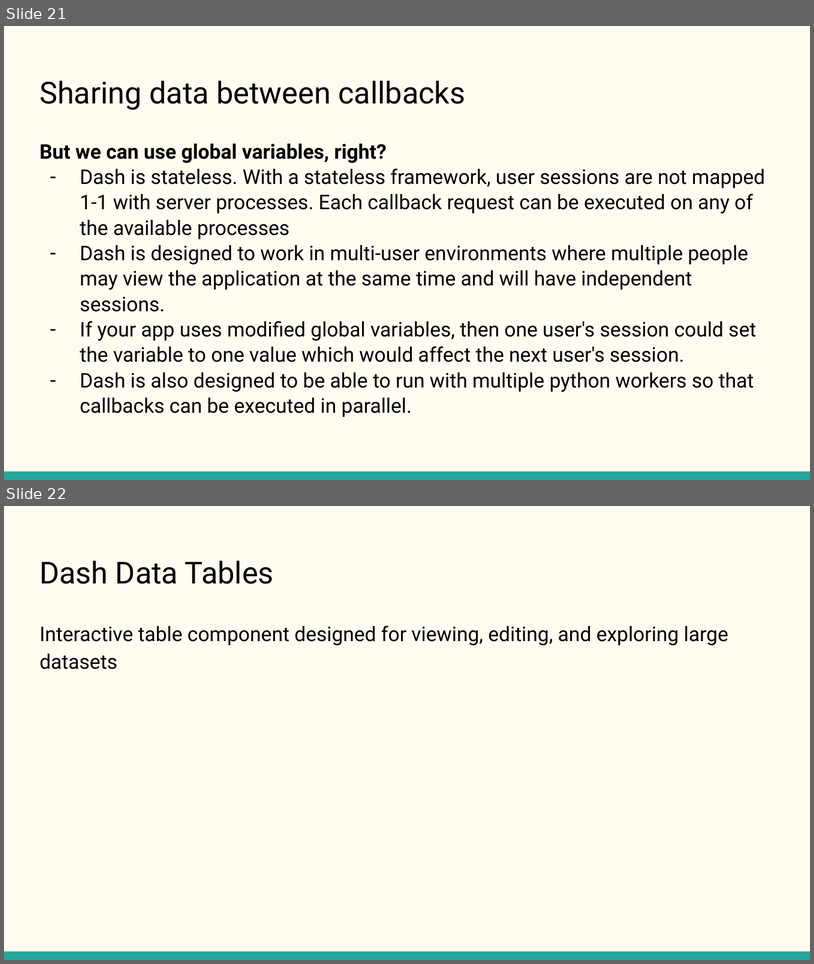
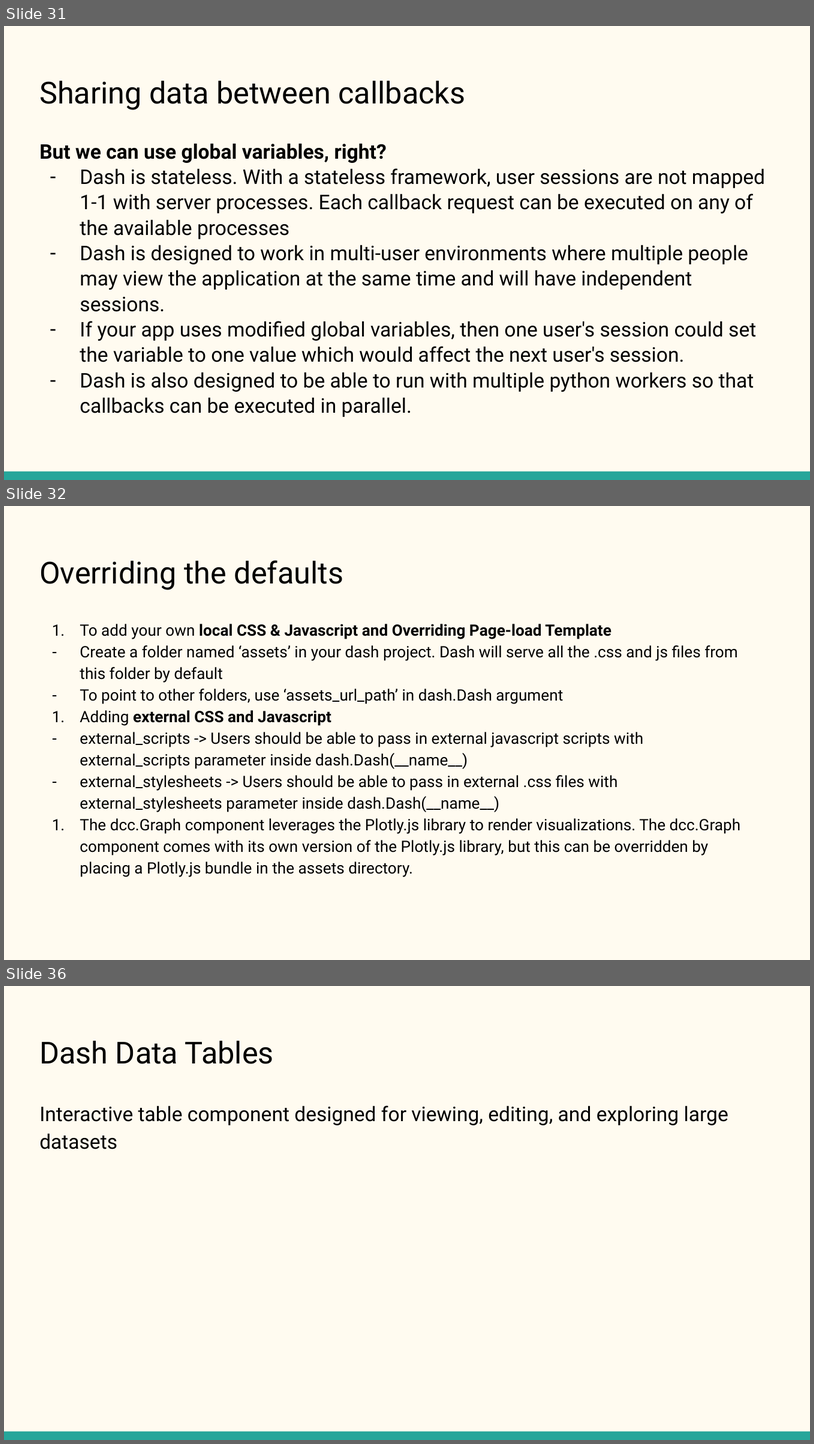
Before and after one commit to KritikaVersha/Plotly_Dash_Training, a slide deck: plotly-dash-training/Python with Plotly and Dash.pptx. Shown one above the other, each under a label of ours: slides 21 and 22 before the commit, slides 31, 32 and 36 after it; the slides between them are not shown. The pictures are 814x964 and 814x1444 pixels, drawn with LibreOffice and Linux fonts; fonts in the diff are those of the drawing. Boxes give left, top, right and bottom in pixels: in the first picture for what was removed or moved away, otherwise in the second. Text is boxed around its words. In the diff, an @@ line names an element or a change of style, - is before the commit and + after.

```diff
--- a/plotly-dash-training/Python with Plotly and Dash.pptx
+++ b/plotly-dash-training/Python with Plotly and Dash.pptx
@@ slide 32 added at bbox=[4, 506, 810, 960], background #FFFBF0 @@
@@ title added at bbox=[39, 560, 344, 590], 27 pt, text #000000 @@
+Overriding the defaults
@@ text added at bbox=[80, 624, 741, 877], 14 pt, text #000000 @@
+1. To add your own local CSS & Javascript and Overriding Page-load Template
+– Create a folder named ‘assets’ in your dash project. Dash will serve all the .css and js files from this folder by default
+– To point to other folders, use ‘assets_url_path’ in dash.Dash argument
+1. Adding external CSS and Javascript
+– external_scripts -> Users should be able to pass in external javascript scripts with external_scripts parameter inside dash.Dash(__name__)
+– external_stylesheets -> Users should be able to pass in external .css files with external_stylesheets parameter inside dash.Dash(__name__)
+1. The dcc.Graph component leverages the Plotly.js library to render visualizations. The dcc.Graph component comes with its own version of the Plotly.js library, but this can be overridden by placing a Plotly.js bundle in the assets directory.
@@ what was slide 21 is now slide 31 @@
@@ what was slide 22 is now slide 36 @@
```
Also in this commit, not shown: 8 slides changed, 15 other slides added.
